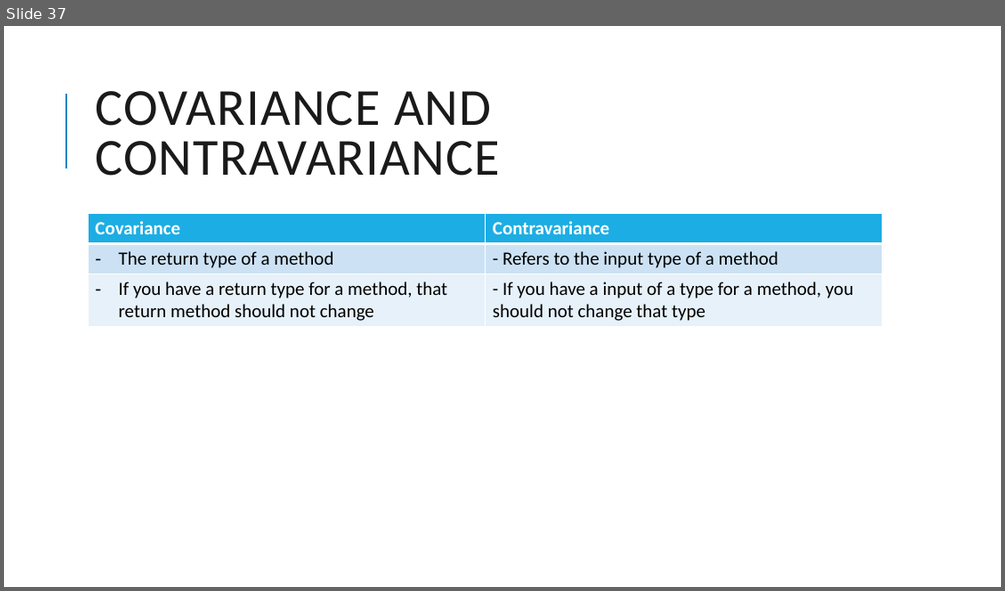
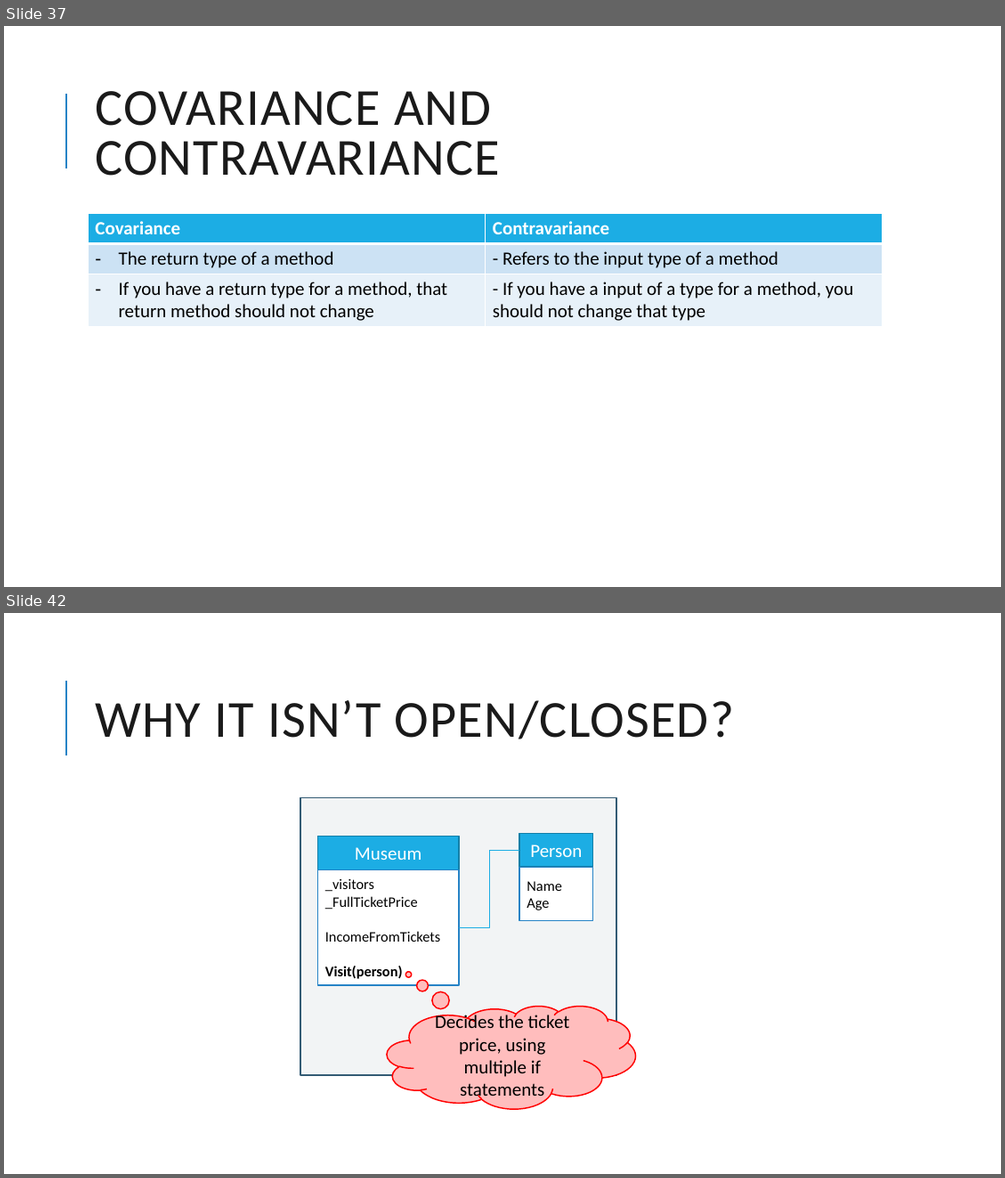
Before and after one commit to nadiacomanici/SolidPrinciples, a slide deck: SOLID Principles.pptx. Shown one above the other, each under a label of ours: slide 37 before the commit, slides 37 and 42 after it; the slides between them are not shown. The pictures are 1005x591 and 1005x1178 pixels, drawn with LibreOffice and Linux fonts; fonts in the diff are those of the drawing. Boxes give left, top, right and bottom in pixels: in the first picture for what was removed or moved away, otherwise in the second. Text is boxed around its words. In the diff, an @@ line names an element or a change of style, - is before the commit and + after.

```diff
--- a/SOLID Principles.pptx
+++ b/SOLID Principles.pptx
@@ slide 42 added at (4, 613, 1001, 1174), background #FFFFFF; not listed: 1 template element that a slide beside it also shows @@
@@ title added at (95, 700, 734, 739), 50 pt, text #1A1A1A @@
+WHY IT ISN’T OPEN/CLOSED?
@@ rectangle added at (301, 798, 616, 1075), fill #DFE3E5 at 38% opacity, outline #335B74 1.25 pt @@
@@ rectangle added at (318, 835, 459, 869), fill #1CADE4, outline #1580A9 1.25 pt, 18 pt, text #FFFFFF @@
+Museum
@@ elbow line added from (459, 927) to (520, 850), #1CADE4 0.75 pt @@
@@ rectangle added at (520, 833, 593, 867), fill #1CADE4, outline #1580A9 1.25 pt, 18 pt, text #FFFFFF @@
+Person
@@ rectangle added at (318, 869, 459, 985), fill #FFFFFF, outline #2683C6 1.25 pt, 14 pt, text #000000 @@
+_visitors
+_FullTicketPrice
+IncomeFromTickets
+Visit(person)
@@ rectangle added at (520, 868, 593, 921), fill #FFFFFF, outline #2683C6 1.25 pt, 14 pt, text #000000 @@
+Name
+Age
@@ thought cloud added at (387, 1005, 635, 1109), fill #FFBDBD, outline #FF0000 1.25 pt, 18 pt, text #000000 @@
+Decides the ticket price, using multiple if statements
```
Also in this commit, not shown: 2 slides changed, 6 other slides added, 16 other files.
